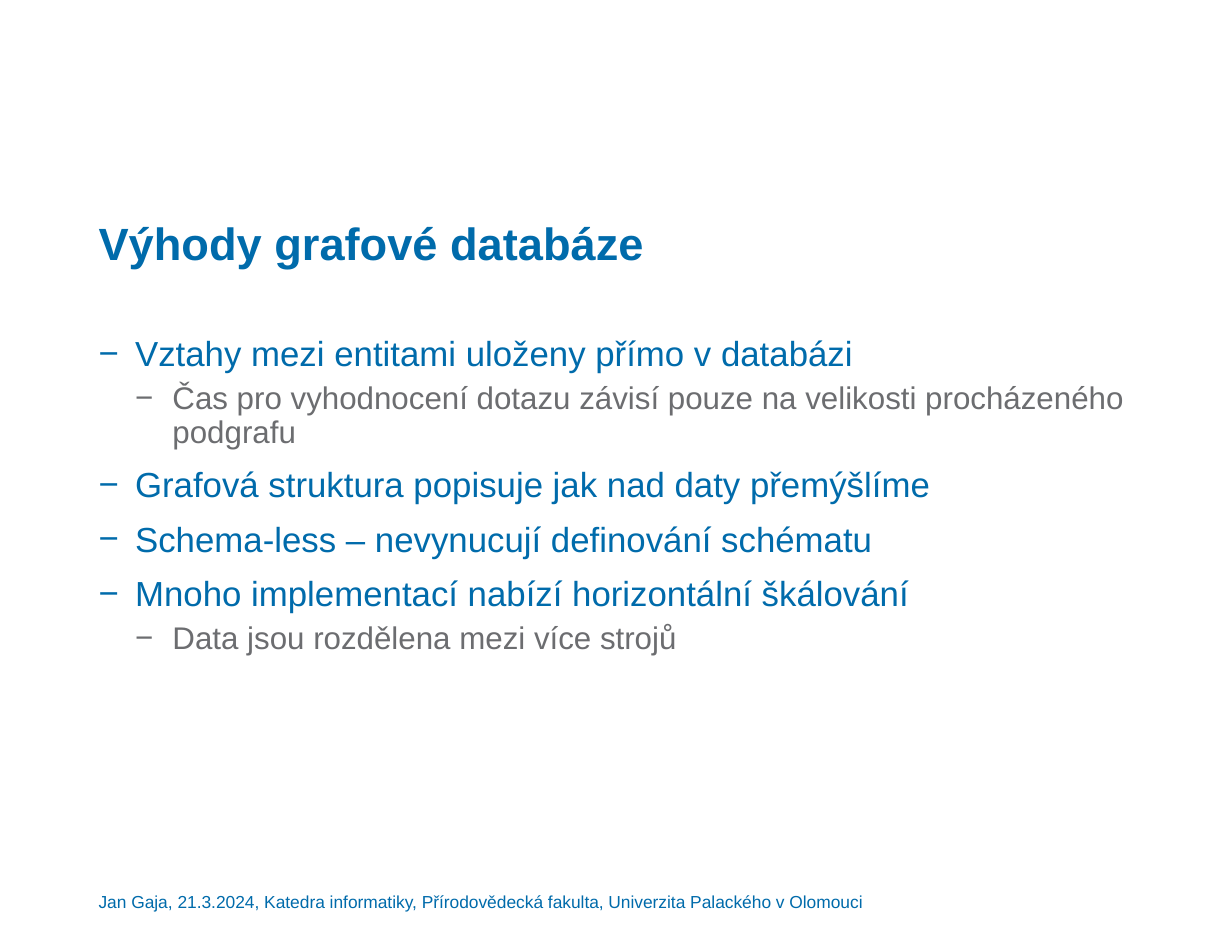
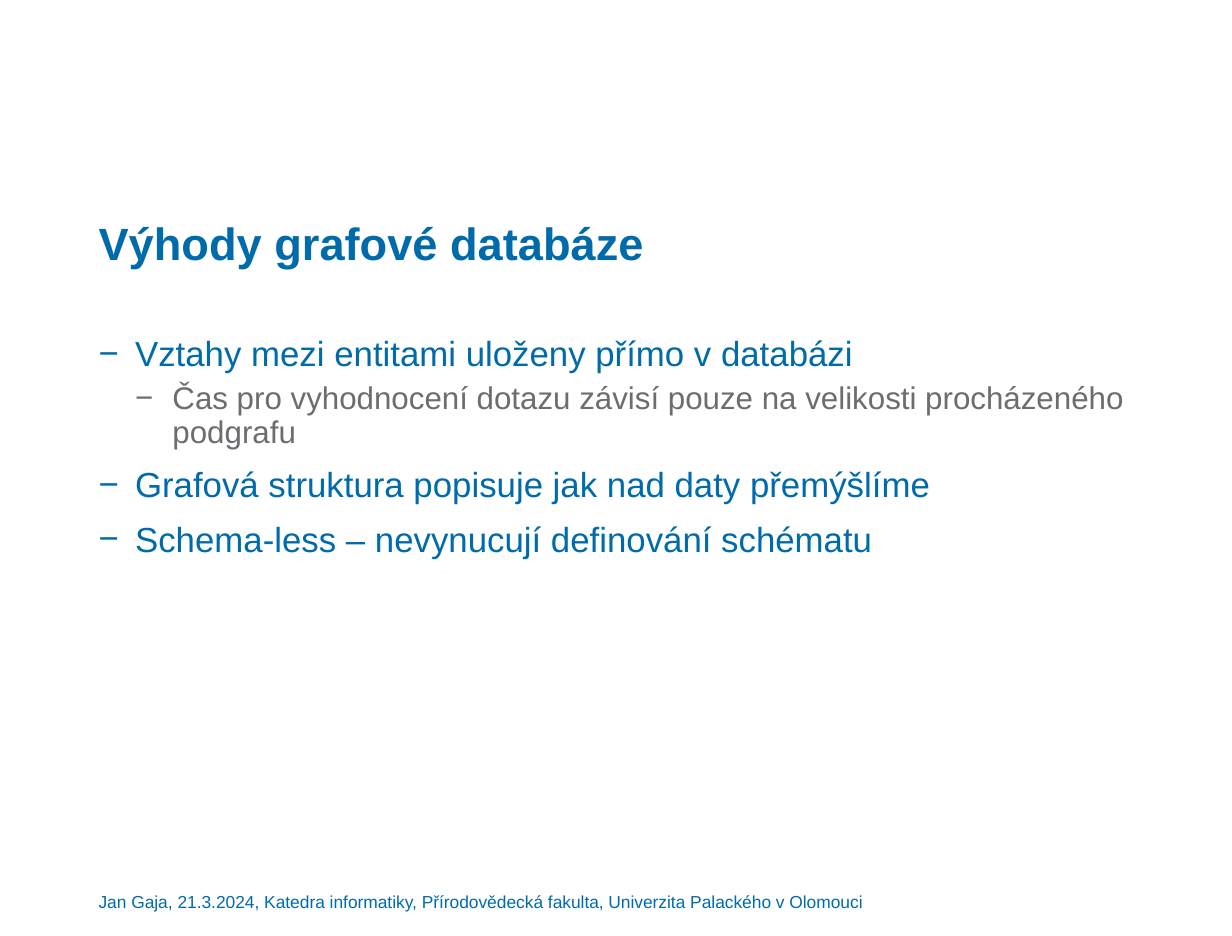
Before and after one commit to gajajan/graph_databases, a slide deck: slide 3 of Grafové databáze – přehled a srovnání.pptx. Drawn at 1232x936 pixels with LibreOffice and Linux fonts; fonts in the diff are those of the drawing; background and template pictures are left out. Boxes give left, top, right and bottom in pixels: in the first picture for what was removed or moved away, otherwise in the second. Text is boxed around its words. In the diff, an @@ line names an element or a change of style, - is before the commit and + after.

```diff
--- a/Grafové databáze – přehled a srovnání.pptx
+++ b/Grafové databáze – přehled a srovnání.pptx
@@ text at box(135, 580, 909, 656): paragraphs removed @@
-− Mnoho implementací nabízí horizontální škálování
-  − Data jsou rozdělena mezi více strojů
```
Also in this commit, not shown: 4 other slides changed, 4 slides added, 15 other files.
